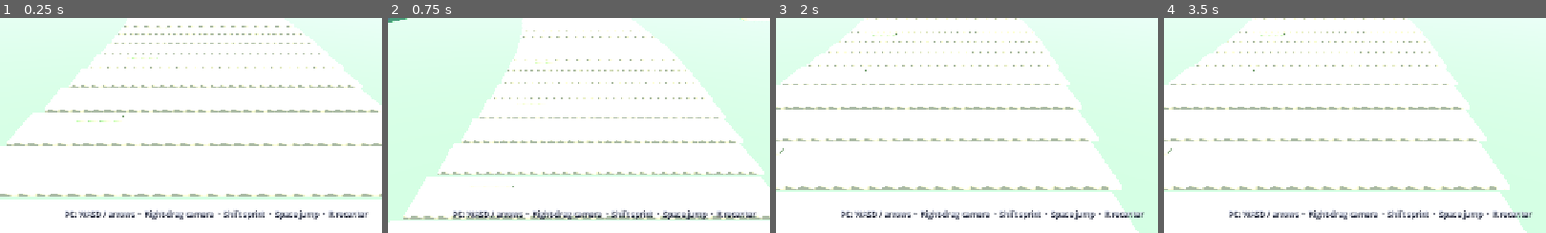
Above: before the commit, frames 1-4 (left to right).
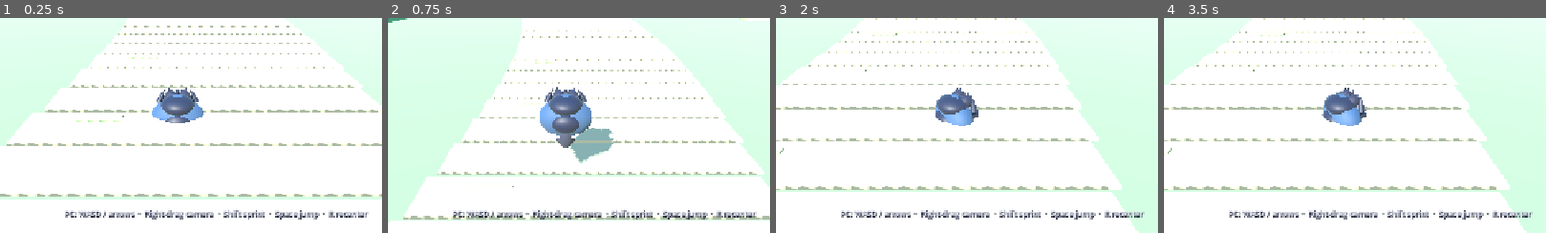
Above: after the commit, the same moments.

Repository: demetrecerrone-star/Aetherfall
Game: Godot game, scene res://scenes/main.tscn
Same seed, same stepped clock (60 frames per second), same inputs: the game is played once before the commit and once after it.
Inputs (mouse positions are % of the whole screen's width and height, from its top left):
- Up to frame 1 (0.25 s): no input
- Up to frame 2 (0.75 s): click "JUMP" at 0.5 s
- Up to frame 3 (2 s): drag from (10, 81) to (60, 28) at 1.27 s
- Up to frame 4 (3.5 s): drag from (30, 55) to (45, 70) at 2.02 s; click "RUN OFF" at 2.75 s
The pictures show only the part of the screen within x 27-77%, y 50-100%; the shares and areas given below are measured in that part.

The runs differ from the first frame. In frame 1, 1.6% of the frame differs, in the area x 39-54%, y 32-49%; in frame 2, 3.7%, in the area x 39-60%, y 32-68%; in frame 3, 1.4%; in frame 4, 1.5%.
Error before the commit: Parse Error: Cannot infer the type of "is_left" variable because the value doesn't have a set type. (res://scripts/avatar_v02.gd:153)

Commit message:
Fix avatar rig GDScript parser failure caught by runtime smoke test

Diff:
--- a/scripts/avatar_v02.gd
+++ b/scripts/avatar_v02.gd
@@ -150,7 +150,6 @@
 	_cone(_part("Neck"), "NeckSkin", Vector3.ZERO, 0.21, 0.11, 0.12, skin)
 
 	for side_name in ["Left", "Right"]:
-		var is_left := side_name == "Left"
 		var upper := _part(side_name + "UpperArm")
 		_orb(upper, side_name + "Sleeve", Vector3(0, -0.16, 0), Vector3(0.265, 0.52, 0.30), fabric)
 		var forearm := _part(side_name + "Forearm")
